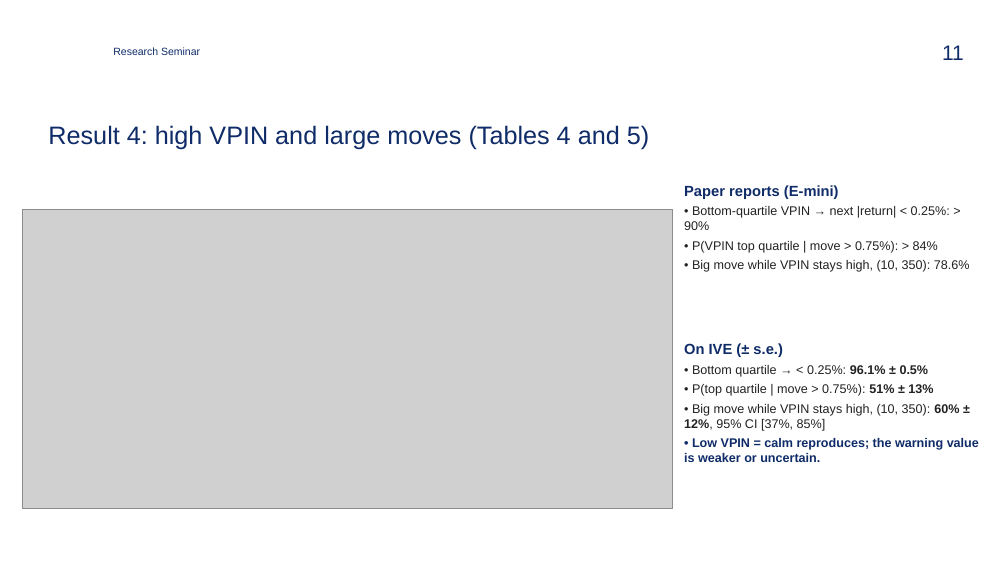
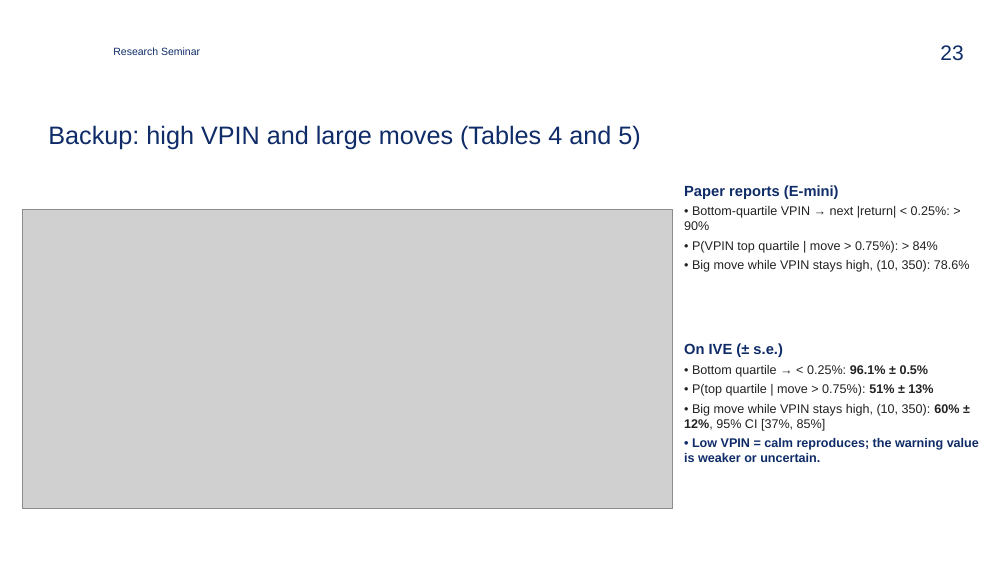
Before and after one commit to zavaz5/flow-toxicity-vpin, a slide deck: slide 23 of docs/presentation.pptx (slide 11 before the commit). Drawn at 1008x567 pixels with LibreOffice and Linux fonts; fonts in the diff are those of the drawing; grey boxes stand for pictures; background and template pictures are left out. Boxes give left, top, right and bottom in pixels: in the first picture for what was removed or moved away, otherwise in the second. Text is boxed around its words. In the diff, an @@ line names an element or a change of style, - is before the commit and + after.

```diff
--- a/docs/presentation.pptx
+++ b/docs/presentation.pptx
@@ page number at (940,45,963,60): text changed @@
-11
+23
@@ title at (48,125,640,150): text changed @@
-Result 4: high VPIN and large moves (Tables 4 and 5)
+Backup: high VPIN and large moves (Tables 4 and 5)
```
Also in this commit, not shown: 4 other slides changed, 6 slides added, 37 other files.
